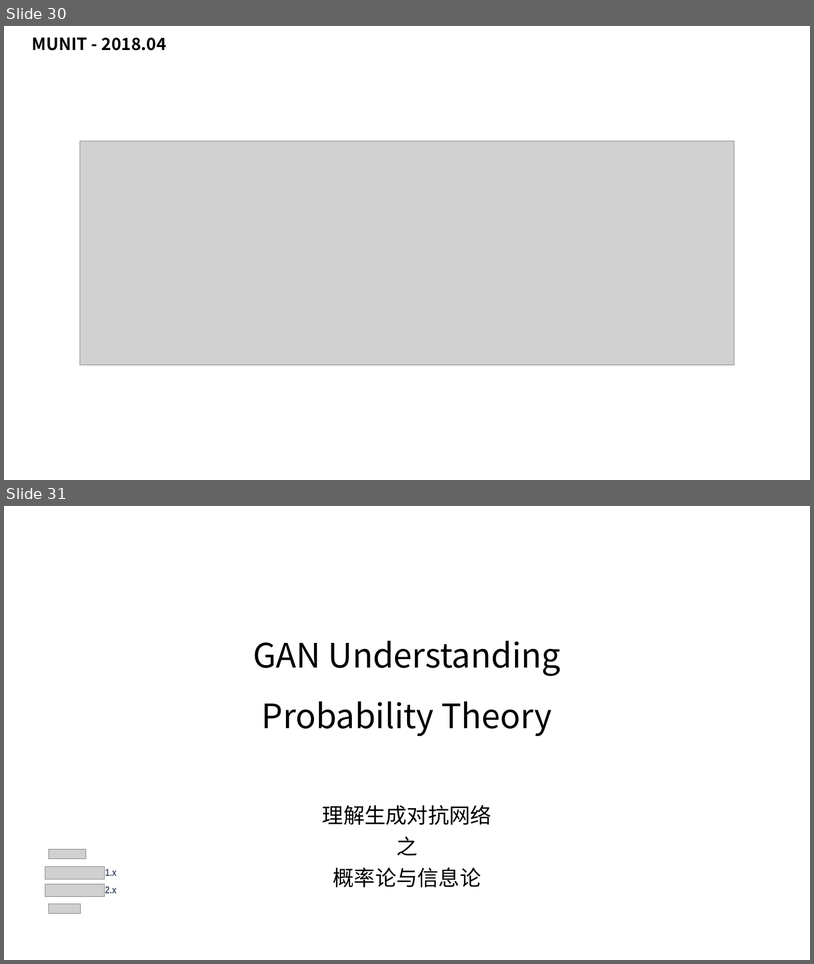
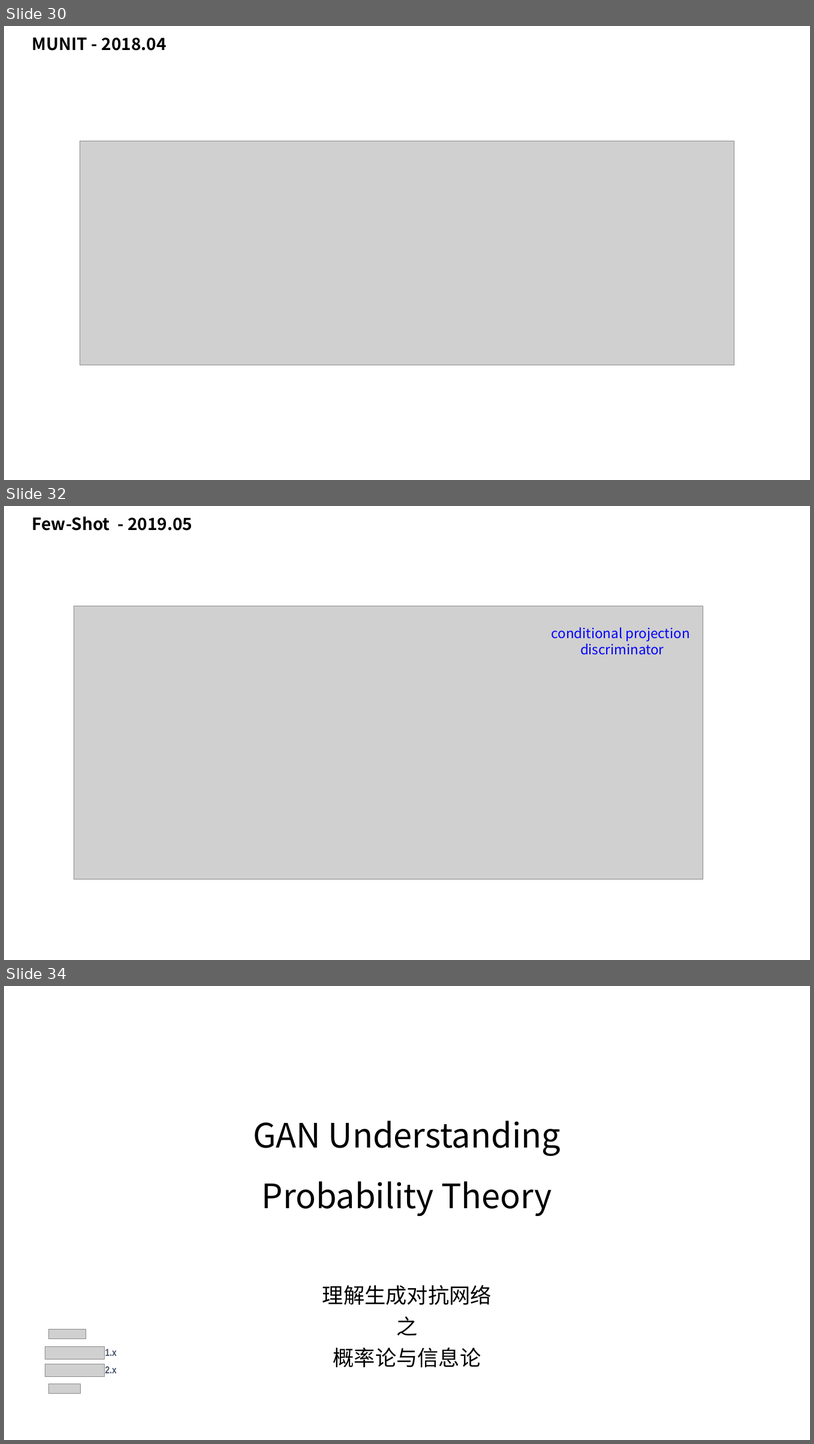
Before and after one commit to taylorguo/GAN_Understanding_Practicing, a slide deck: GAN_Understanding/GANunderstanding.pptx. Shown one above the other, each under a label of ours: slides 30 and 31 before the commit, slides 30, 32 and 34 after it; the slides between them are not shown. The pictures are 814x964 and 814x1444 pixels, drawn with LibreOffice and Linux fonts; fonts in the diff are those of the drawing; grey boxes stand for pictures. Boxes give left, top, right and bottom in pixels: in the first picture for what was removed or moved away, otherwise in the second. Text is boxed around its words. In the diff, an @@ line names an element or a change of style, - is before the commit and + after.

```diff
--- a/GAN_Understanding/GANunderstanding.pptx
+++ b/GAN_Understanding/GANunderstanding.pptx
@@ slide 32 added at bbox=[4, 506, 810, 960], background #FFFFFF @@
@@ text added at bbox=[32, 516, 192, 531], 20 pt, text #000000, bold @@
+Few-Shot - 2019.05
@@ picture added at bbox=[74, 606, 704, 879] @@
@@ text added at bbox=[552, 627, 690, 655], 16 pt, text #0000FF @@
+conditional projection
+discriminator
@@ what was slide 31 is now slide 34 @@
```
Also in this commit, not shown: 2 other slides added, 5 other files.
